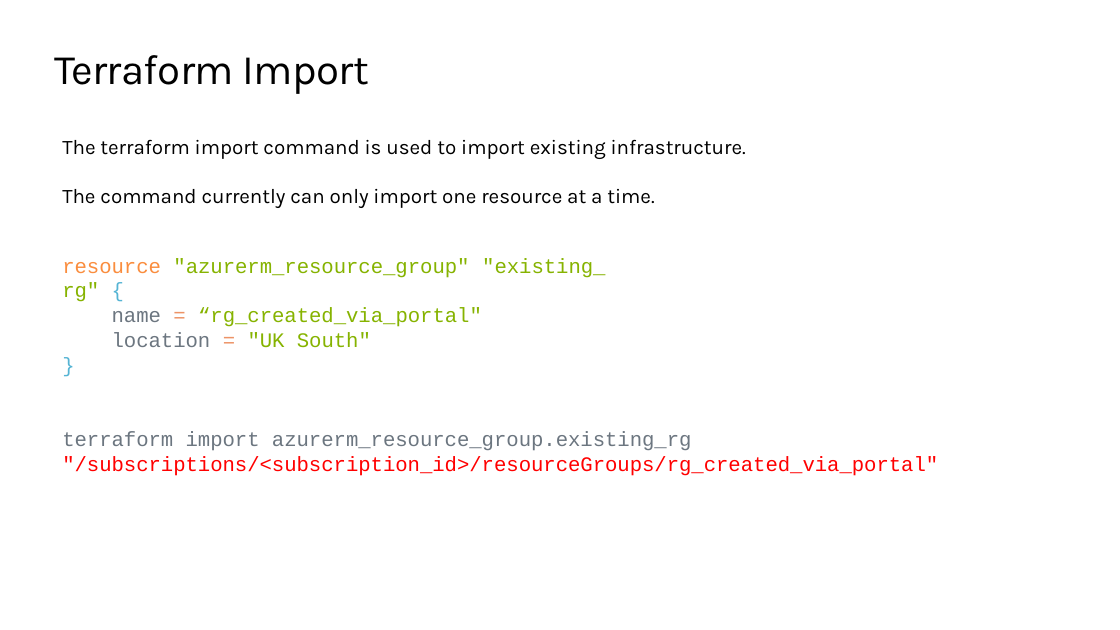
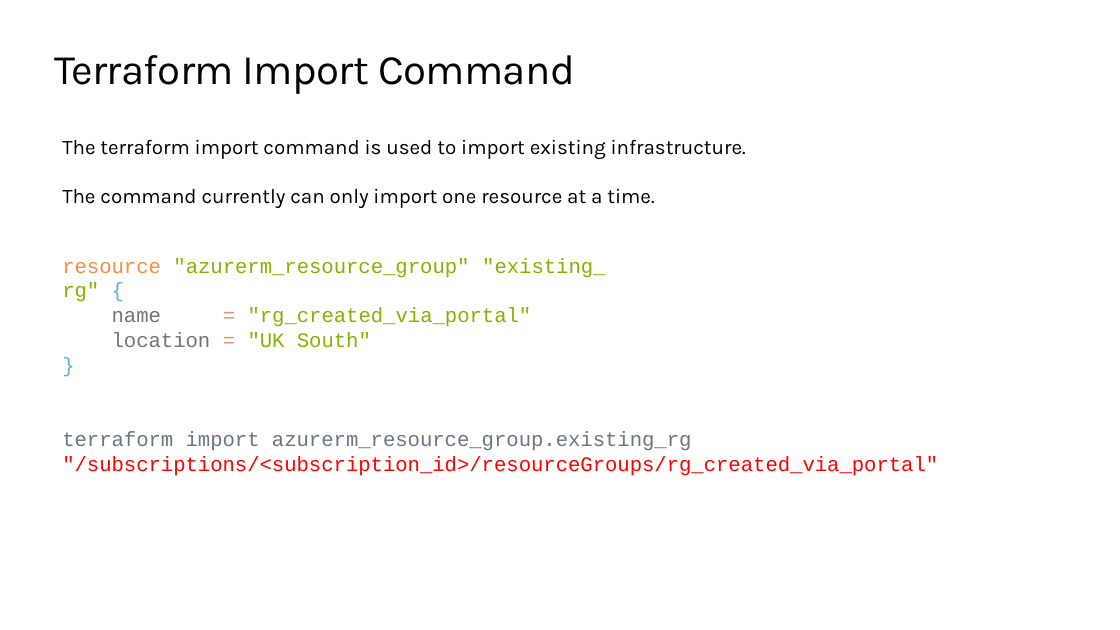
Before and after one commit to TIS-Cloud-Team/TF_Community_workshop, a slide deck: slide 12 of PPTs/03_expressions_and_functions.pptx. Drawn at 1120x630 pixels with LibreOffice and Linux fonts; fonts in the diff are those of the drawing; background and template pictures are left out. Boxes give left, top, right and bottom in pixels: in the first picture for what was removed or moved away, otherwise in the second. Text is boxed around its words. In the diff, an @@ line names an element or a change of style, - is before the commit and + after.

```diff
--- a/PPTs/03_expressions_and_functions.pptx
+++ b/PPTs/03_expressions_and_functions.pptx
@@ title at (x1=54, y1=55, x2=575, y2=94): text changed @@
-Terraform Import
+Terraform Import Command
@@ text at (x1=112, y1=307, x2=532, y2=327): text changed @@
-name = “rg_created_via_portal"
+name = "rg_created_via_portal"
```
Also in this commit, not shown: 2 other slides changed, 1 slide added, 7 other files.
